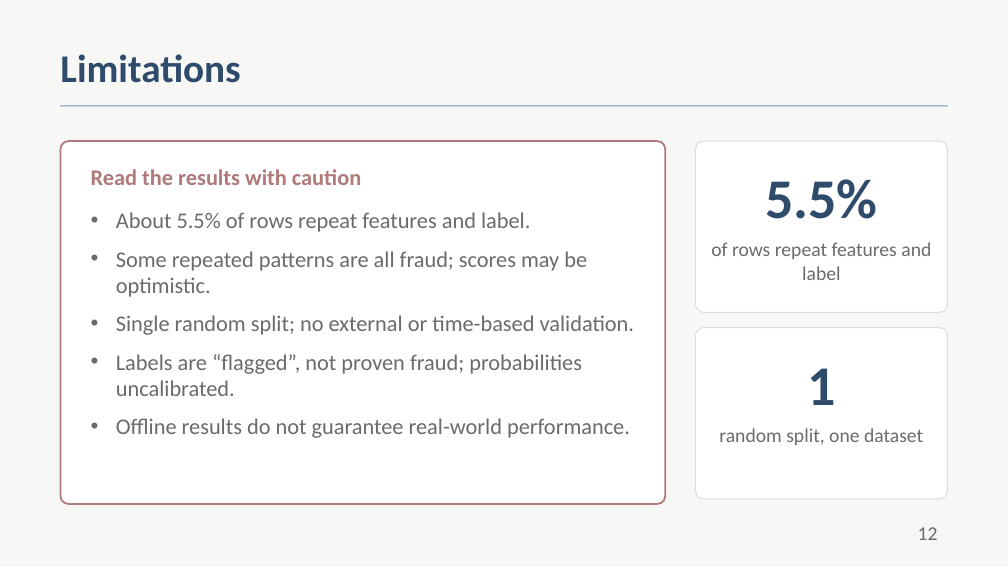
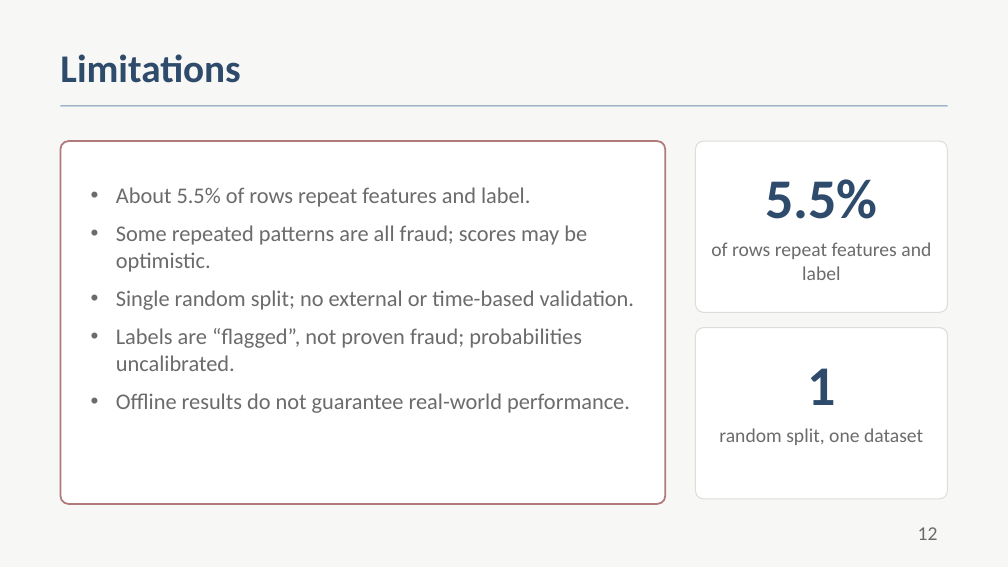
Before and after one commit to Rugved789/Predictive-Analytics-CA3, a slide deck: slide 12 of Ethereum_Fraud_Detection_Presentation.pptx. Drawn at 1008x567 pixels with LibreOffice and Linux fonts; fonts in the diff are those of the drawing. Boxes give left, top, right and bottom in pixels: in the first picture for what was removed or moved away, otherwise in the second. Text is boxed around its words. In the diff, an @@ line names an element or a change of style, - is before the commit and + after.

```diff
--- a/Ethereum_Fraud_Detection_Presentation.pptx
+++ b/Ethereum_Fraud_Detection_Presentation.pptx
@@ text removed at [91, 169, 361, 185] @@
-Read the results with caution
@@ text "About 5.5% of rows repeat ...": place and size @@
-text "About 5.5% of rows repeat ..." at [116, 212, 634, 438]
+text "About 5.5% of rows repeat ..." at [116, 187, 634, 413]
```
Also in this commit, not shown: 7 other slides changed, 3 other files.
